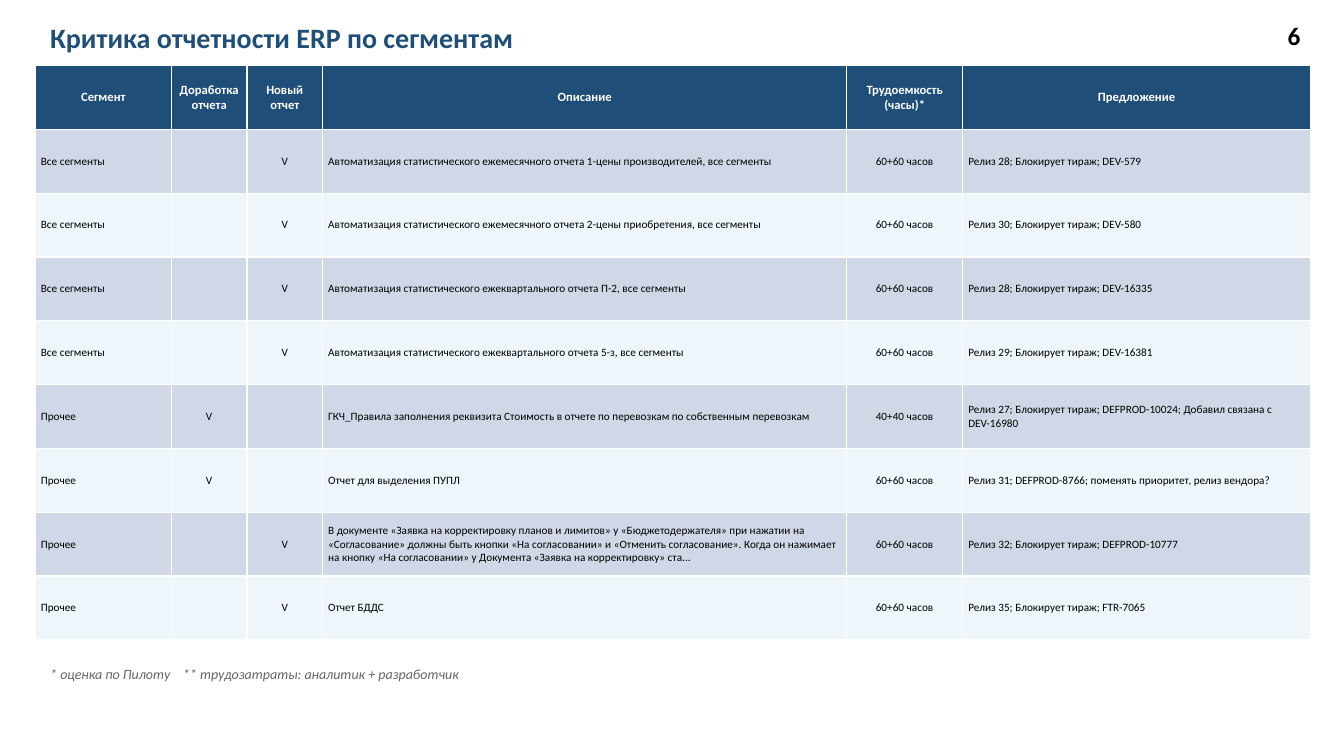
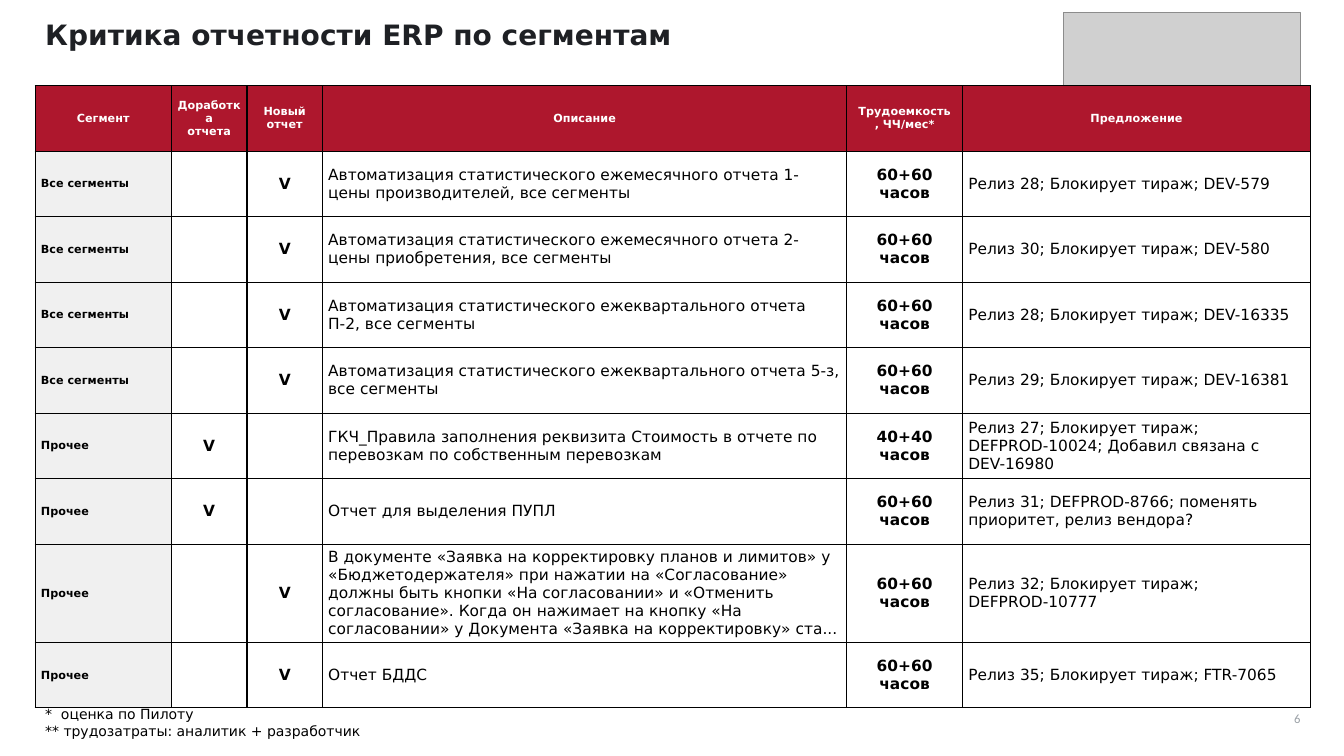
Before and after one commit to sokrat-in-me/pptx, a slide deck: slide 7 of Критика_отчетности_ERP_по_сегментам.pptx. Drawn at 1344x756 pixels with LibreOffice and Linux fonts; fonts in the diff are those of the drawing; grey boxes stand for pictures. Boxes give left, top, right and bottom in pixels: in the first picture for what was removed or moved away, otherwise in the second. Text is boxed around its words. In the diff, an @@ line names an element or a change of style, - is before the commit and + after.

```diff
--- a/Критика_отчетности_ERP_по_сегментам.pptx
+++ b/Критика_отчетности_ERP_по_сегментам.pptx
@@ text "Критика отчетности ERP по сегментам" at bbox=[45, 24, 672, 51]: font Calibri to DejaVu Sans, text colour #1F4E79 to #1E2024 @@
@@ picture added at bbox=[1064, 12, 1301, 100] @@
@@ table at bbox=[35, 86, 1311, 694] @@
-row 1, column 5: Трудоемкость / (часы)*
+row 1, column 5: Трудоемкость / , ЧЧ/мес*
@@ fill #1F4E79 to #AE172D in row 1 @@
@@ fill #D0D8E8 to #F0F0F0 in 4 cells @@
@@ fill #D0D8E8 to #FFFFFF in 20 cells @@
@@ fill #EEF5FB to #F0F0F0 in 4 cells @@
@@ fill #EEF5FB to #FFFFFF in 20 cells @@
@@ size 9 to 8 pt in "Сегмент", "Доработка", "отчета", "Новый" and 3 more places @@
@@ font Calibri to DejaVu Sans @@
@@ bold on in "Все сегменты", "V", "60+60 часов", "Все сегменты" and 20 more places @@
@@ size 8 to 11 pt in "V", "Автоматизация статистического ежемесячного отчета 1-цены про ...", "60+60 часов", "Релиз 28; Блокирует тираж; DEV-579" and 28 more places @@
@@ borders changed @@
@@ table: place and size @@
-table at bbox=[35, 66, 1311, 640]
+table at bbox=[35, 86, 1311, 694]
@@ text "* оценка по Пилоту ** ...": place and size @@
-text "* оценка по Пилоту ** ..." at bbox=[60, 669, 458, 682]
+text "* оценка по Пилоту ** ..." at bbox=[61, 708, 360, 739]
@@ text "* оценка по Пилоту ** ..." at bbox=[61, 708, 360, 739]: font Calibri to DejaVu Sans, text colour #666666 to #000000, italic off @@
@@ text "6": place and size @@
-text "6" at bbox=[1288, 27, 1301, 45]
+text "6" at bbox=[1294, 714, 1300, 723]
@@ text "6" at bbox=[1294, 714, 1300, 723]: size 18 to 9 pt, text colour #000000 to #9AA0A6, bold off @@
```
Also in this commit, not shown: 8 other slides changed, 3 other files.
